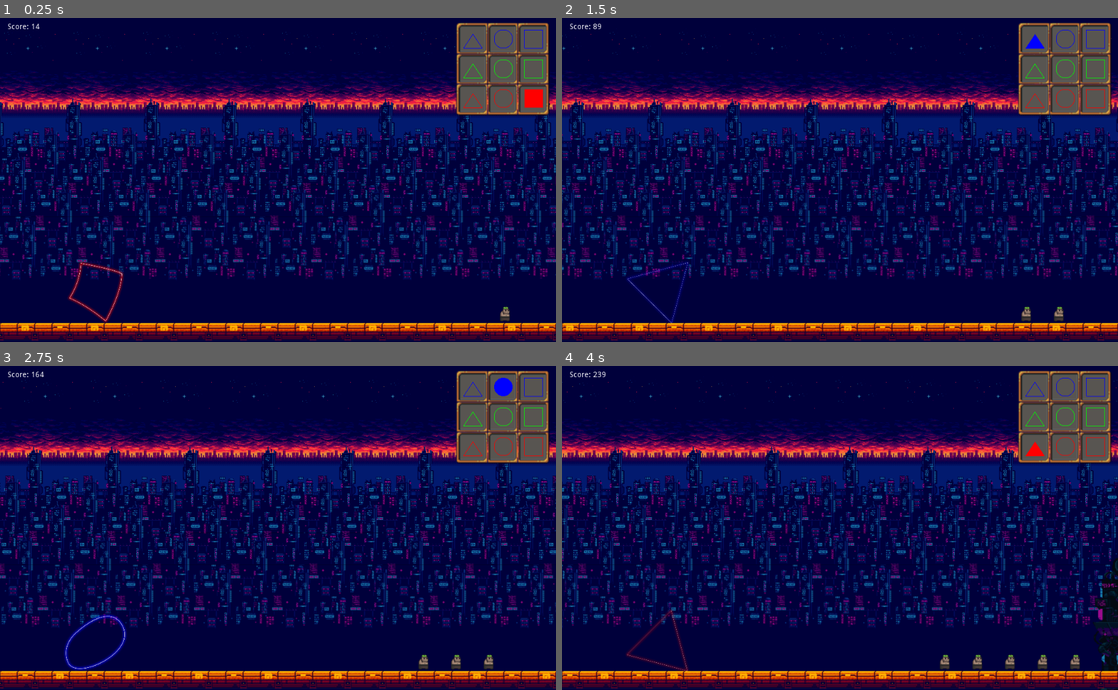
Above: before the commit, frames 1-4 (two rows, left to right).
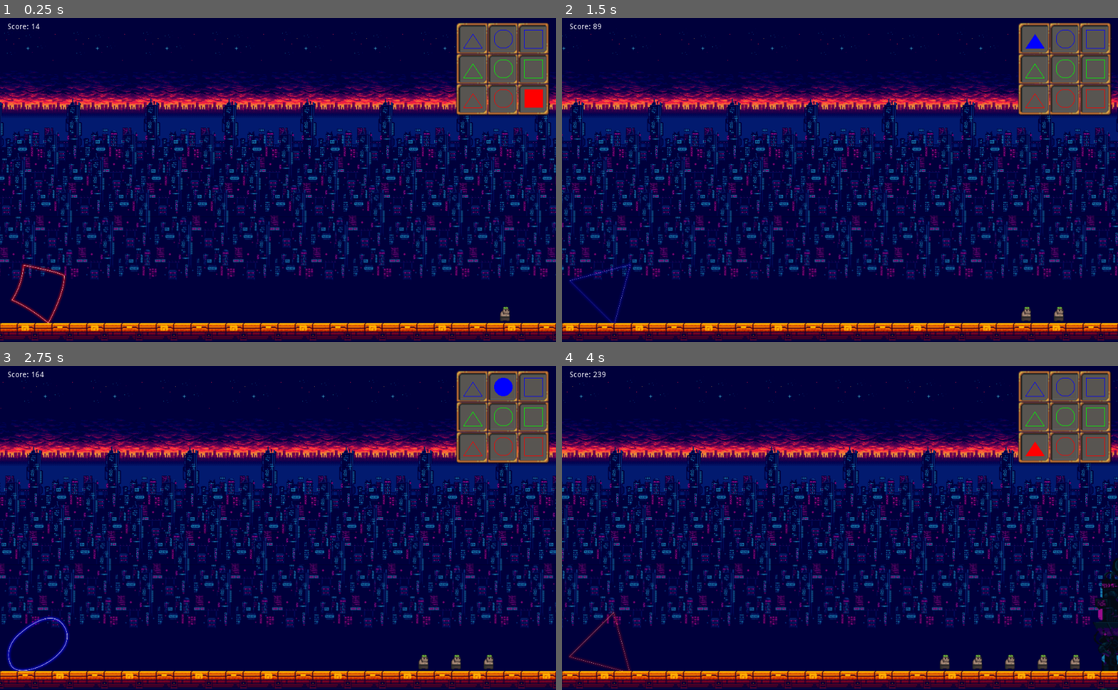
Above: after the commit, the same moments.

Repository: nekiter/glowing
Game: Godot game, scene res://Game.tscn
Same seed, same stepped clock (60 frames per second), same inputs: the game is played once before the commit and once after it. Sound files missing from this copy of the repository are replaced by a short silence.
Inputs:
- Up to frame 1 (0.25 s): no input
- Up to frame 2 (1.5 s): hold Right (ui_right) 0.53-1.28 s; hold Down (ui_down) from 1.28 s (still down)
- Up to frame 3 (2.75 s): release Down (ui_down) at 2.03 s; hold Right (ui_right) from 2.03 s (still down)
- Up to frame 4 (4 s): release Right (ui_right) at 2.78 s; hold Up (ui_up) 2.78-3.53 s; hold Left (ui_left) from 3.53 s (still down)

The runs differ from the first frame. In frame 1, 0.8% of the frame differs, in the area x 1-23%, y 75-95%; in frame 2, 0.5%; in frame 3, 0.8%, in the area x 1-23%, y 76-95%; in frame 4, 0.6%.

Commit message:
[New] Adding music effects

Diff:
--- a/game/Game.tscn
+++ b/game/Game.tscn
@@ -6,6 +6,7 @@
 [ext_resource path="res://Enemy.tscn" type="PackedScene" id=4]
 [ext_resource path="res://scenes/Player/PlayerSprite.tscn" type="PackedScene" id=5]
 [ext_resource path="res://scenes/floor/Floor.tscn" type="PackedScene" id=6]
+[ext_resource path="res://scenes/music/Music.tscn" type="PackedScene" id=7]
 
 [node name="Game" type="Node2D"]
 
@@ -20,11 +21,13 @@
 autostart = true
 
 [node name="PlayerSprite" parent="." instance=ExtResource( 5 )]
-position = Vector2( 175.871, 506.423 )
+position = Vector2( 70, 510 )
 centerPosition = Vector2( 50, 530 )
 
 [node name="HUD" parent="." instance=ExtResource( 1 )]
 
 [node name="Floor" parent="." instance=ExtResource( 6 )]
 position = Vector2( -263.502, 548.93 )
+
+[node name="Music" parent="." instance=ExtResource( 7 )]
 [connection signal="timeout" from="Spawner/Timer" to="Spawner" method="_on_Timer_timeout"]
--- a/game/scenes/HUD/HUD.gd
+++ b/game/scenes/HUD/HUD.gd
@@ -1,7 +1,7 @@
 extends "../../scripts/ShapeDrawing.gd"
 
 var shapesArray = ["triangle", "circle", "square"]
-export(Array, Color) var colorsArray = [Color(1.0, 0.0, 0.0), Color(0, 1.0, 0.0), Color(0.0, 0.0, 1.0)]
+var colorsArray = [Color(1.0, 0.0, 0.0), Color(0, 1.0, 0.0), Color(0.0, 0.0, 1.0)]
 export(int) var currentShape = 2
 export(int) var currentColor = 0
 export(int) var width = 35
--- /dev/null
+++ b/game/scenes/music/Music.gd
@@ -0,0 +1,150 @@
+extends Node2D
+
+
+var red = Color(1.0, 0.0, 0.0)
+var green = Color(0, 1.0, 0.0)
+var blue = Color(0.0, 0.0, 1.0)
+
+var shapesArray = ["triangle", "circle", "square"]
+var colorsArray = [red, green, blue]
+
+var timestamps = {}
+
+export var transition_duration = 1.00
+export var transition_type = 1 # TRANS_SINE
+
+onready var tween_out = get_node("Tween")
+onready var tween_in = get_node("FadeIn")
+
+# Called when the node enters the scene tree for the first time.
+func _ready():
+	reset_audios()
+
+func reset_audios():
+	timestamps["red"] = 0
+	timestamps["blue"] = 0
+	timestamps["green"] = 0
+	timestamps["triangle"] = 0
+	timestamps["circle"] = 0
+	timestamps["square"] = 0
+	timestamps["drumbase"] = 0
+
+	# Music nodes
+	var DrumBase = get_node("DrumBase")
+	var Square = get_node("Square")
+	var Triangle = get_node("Triangle")
+	var Circle = get_node("Circle")
+	var Red = get_node("Red")
+	var Green = get_node("Green")
+	var Blue = get_node("Blue")
+
+	DrumBase.stop()
+	Square.stop()
+	Triangle.stop()
+	Circle.stop()
+	Red.stop()
+	Green.stop()
+	Blue.stop()
+	DrumBase.volume_db = -80
+	Square.volume_db = -80
+	Triangle.volume_db = -80
+	Circle.volume_db = -80
+	Red.volume_db = -80
+	Green.volume_db = -80
+	Blue.volume_db = -80
+
+
+
+func fade_out(stream_player):
+	# tween music volume down to 0
+	tween_out.interpolate_property(stream_player, "volume_db", 0, -80, transition_duration, transition_type, Tween.EASE_IN, 0)
+	tween_out.start()
+	# when the tween ends, the music will be stopped
+
+func fade_in(stream_player, seek):
+	if !stream_player.playing:
+		stream_player.play(seek)
+		tween_in.interpolate_property(stream_player, "volume_db", -80, 0, transition_duration, transition_type, Tween.EASE_IN, 0)
+		tween_in.start()
+
+func _on_Tween_tween_completed(object, key):
+	# stop the music -- otherwise it continues to run at silent volume
+	object.stop()
+
+# Called every frame. 'delta' is the elapsed time since the previous frame.
+func _process(delta):
+	var currentPlayerInfo = get_node("/root/Game/PlayerSprite")
+
+	shapesArray = currentPlayerInfo.get("shapesArray")
+	colorsArray = currentPlayerInfo.get("colorsArray")
+	var currentShape = currentPlayerInfo.get("currentShape")
+	var currentColor = currentPlayerInfo.get("currentColor")
+
+	# Music nodes
+	var DrumBase = get_node("DrumBase")
+	var Square = get_node("Square")
+	var Triangle = get_node("Triangle")
+	var Circle = get_node("Circle")
+	var Red = get_node("Red")
+	var Green = get_node("Green")
+	var Blue = get_node("Blue")
+
+	print("------")
+	if DrumBase.playing:
+		print("Playing drumbase")
+	if Square.playing:
+		print("Playing Square")
+	if Triangle.playing:
+		print("Playing Triangle")
+	if Circle.playing:
+		print("Playing Circle")
+	if Red.playing:
+		print("Playing Red")
+	if Green.playing:
+		print("Playing Green")
+	if Blue.playing:
+		print("Playing Blue")
+
+
+	if shapesArray[currentShape] == "triangle" and !Triangle.playing:
+		timestamps["circle"] = Circle.get_playback_position()
+		timestamps["square"] = Square.get_playback_position()
+		fade_out(Circle)
+		fade_out(Square)
+		fade_in(Triangle, timestamps["triangle"])
+		fade_in(DrumBase, timestamps["drumbase"])
+	elif shapesArray[currentShape] == "circle" and !Circle.playing:
+		timestamps["triangle"] = Triangle.get_playback_position()
+		timestamps["square"] = Square.get_playback_position()
+		fade_in(Circle, timestamps["circle"])
+		fade_out(Square)
+		fade_out(Triangle)
+		fade_in(DrumBase, timestamps["drumbase"])
+	elif shapesArray[currentShape] == "square" and !Square.playing:
+		timestamps["triangle"] = Triangle.get_playback_position()
+		timestamps["circle"] = Square.get_playback_position()
+		timestamps["drumbase"] = Triangle.get_playback_position()
+		fade_out(Circle)
+		fade_in(Square, timestamps["square"])
+		fade_out(Triangle)
+		fade_out(DrumBase)
+
+	if colorsArray[currentColor] == red and !Red.playing:
+		timestamps["blue"] = Blue.get_playback_position()
+		timestamps["green"] = Green.get_playback_position()
+		fade_in(Red, timestamps["red"])
+		fade_out(Blue)
+		fade_out(Green)
+	elif colorsArray[currentColor] == blue and !Blue.playing:
+		timestamps["red"] = Red.get_playback_position()
+		timestamps["green"] = Green.get_playback_position()
+		fade_in(Blue, timestamps["blue"])
+		fade_out(Red)
+		fade_out(Green)
+
+	elif colorsArray[currentColor] == green and !Green.playing:
+		timestamps["red"] = Red.get_playback_position()
+		timestamps["blue"] = Blue.get_playback_position()
+		fade_out(Red)
+		fade_out(Blue)
+		fade_in(Green, timestamps["green"])
--- /dev/null
+++ b/game/scenes/music/Music.tscn
@@ -0,0 +1,45 @@
+[gd_scene load_steps=10 format=2]
+
+[ext_resource path="res://assets/music/Base.wav" type="AudioStream" id=1]
+[ext_resource path="res://assets/music/DrumBase.wav" type="AudioStream" id=2]
+[ext_resource path="res://assets/music/Círculo_custom.wav" type="AudioStream" id=3]
+[ext_resource path="res://assets/music/Azul_custom.wav" type="AudioStream" id=4]
+[ext_resource path="res://assets/music/Quadrado.wav" type="AudioStream" id=5]
+[ext_resource path="res://assets/music/Triângulo.wav" type="AudioStream" id=6]
+[ext_resource path="res://assets/music/Vermelho_custom.wav" type="AudioStream" id=7]
+[ext_resource path="res://assets/music/Verde_custom.wav" type="AudioStream" id=8]
+[ext_resource path="res://scenes/music/Music.gd" type="Script" id=9]
+
+[node name="Music" type="Node2D"]
+script = ExtResource( 9 )
+transition_duration = 10.0
+
+[node name="Base" type="AudioStreamPlayer" parent="."]
+stream = ExtResource( 1 )
+autoplay = true
+
+[node name="DrumBase" type="AudioStreamPlayer" parent="."]
+stream = ExtResource( 2 )
+
+[node name="Square" type="AudioStreamPlayer" parent="."]
+stream = ExtResource( 5 )
+
+[node name="Triangle" type="AudioStreamPlayer" parent="."]
+stream = ExtResource( 6 )
+
+[node name="Circle" type="AudioStreamPlayer" parent="."]
+stream = ExtResource( 3 )
+
+[node name="Red" type="AudioStreamPlayer" parent="."]
+stream = ExtResource( 7 )
+
+[node name="Green" type="AudioStreamPlayer" parent="."]
+stream = ExtResource( 8 )
+
+[node name="Blue" type="AudioStreamPlayer" parent="."]
+stream = ExtResource( 4 )
+
+[node name="Tween" type="Tween" parent="."]
+
+[node name="FadeIn" type="Tween" parent="."]
+[connection signal="tween_completed" from="Tween" to="." method="_on_Tween_tween_completed"]
Not shown: 1 places in game/Game.tscn that only renumber resources
Not shown, added: game/assets/music/Azul_custom.wav.import
Not shown, added: game/assets/music/Base_custom.wav.import
Not shown, added: game/assets/music/Círculo_custom.wav.import
Not shown, added: game/assets/music/DrumBase_custom.wav.import
Not shown, added: game/assets/music/Quadrado_custom.wav.import
Not shown, added: game/assets/music/Triângulo_custom.wav.import
Not shown, added: game/assets/music/Verde_custom.wav.import
Not shown, added: game/assets/music/Vermelho_custom.wav.import
Not shown, added: game/assets/music/Azul_custom.wav
Not shown, added: game/assets/music/Base_custom.wav
Not shown, added: game/assets/music/Círculo_custom.wav
(and 5 more such lines)
